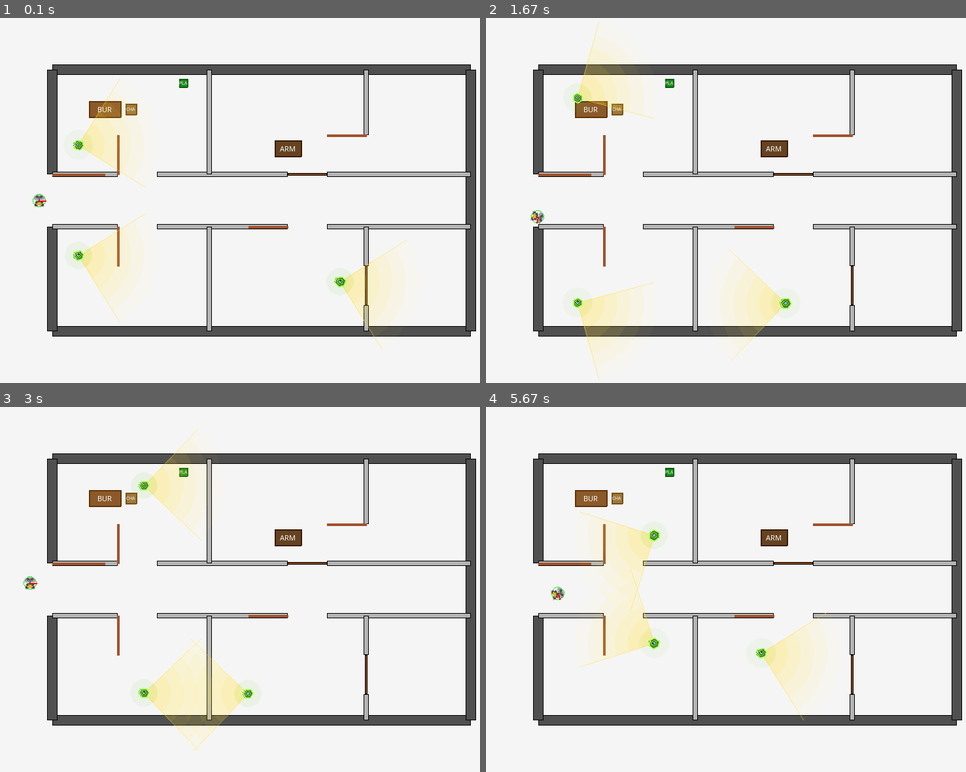
Above: before the commit, frames 1-4 (two rows, left to right).
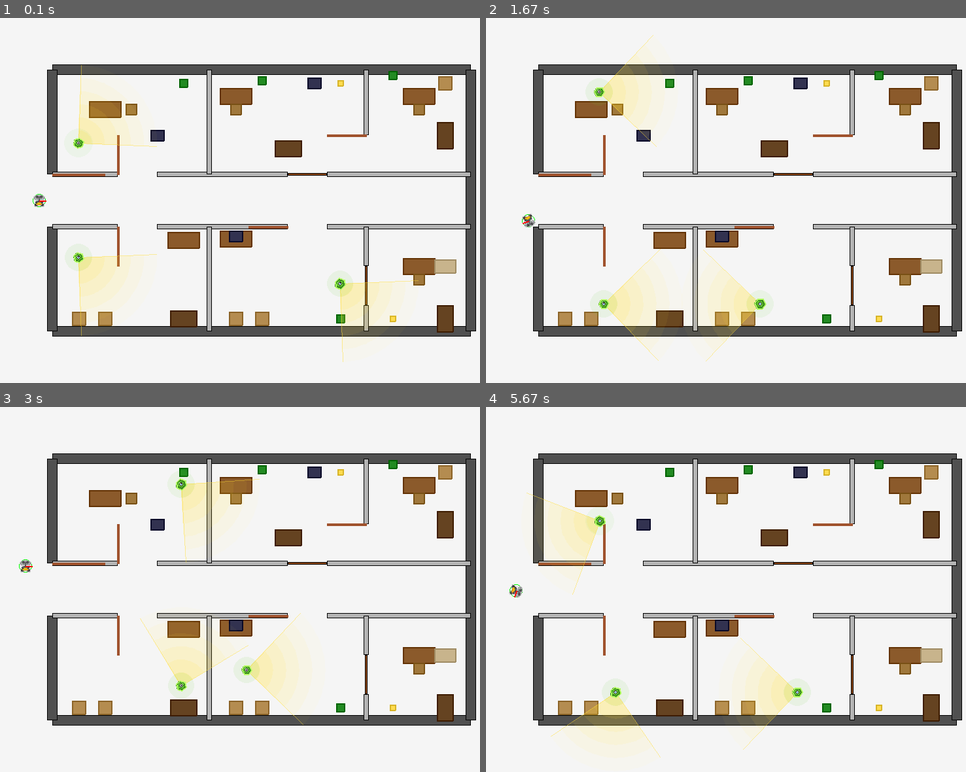
Above: after the commit, the same moments.

Repository: JawadBLK/TP_Robot
Game: pygame game, started from project/main.py
The game is run twice, just before and just after one commit, with the same random seed, the same clock (stepped at 60 frames per second) and the same inputs.
Inputs:
- Up to frame 1 (0.1 s): no input
- Up to frame 2 (1.67 s): hold Right 0.33-0.8 s; hold Up 0.83-1.13 s; hold Right 1.17-1.63 s
- Up to frame 3 (3 s): hold Left 1.67-2.2 s; hold Down 2.23-2.53 s; hold Left 2.57-2.97 s
- Up to frame 4 (5.67 s): hold Up 3-3.37 s; hold Right 3.4-4.03 s; hold Down 4.07-4.43 s; hold Left 4.47-4.93 s; hold Right 4.97-5.43 s; hold Up from 5.47 s (still down)

The runs differ from the first frame. In frame 1, 6.7% of the frame differs, in the area x 14-96%, y 12-95%; in frame 2, 8.5%; in frame 3, 9.9%; in frame 4, 11%, in the area x 4-96%, y 14-97%.

Commit message:
feat: Modifications mineures sur les scripts

Diff:
--- a/project/main.py
+++ b/project/main.py
@@ -27,35 +27,66 @@
 
 build_plan(env)
 
-'''env.ajouter_ennemi(Ennemi(-6, -2))
-env.ajouter_ennemi(Ennemi(9, 2))
-env.ajouter_ennemi(Ennemi(3, -3))
-env.ajouter_ennemi(Ennemi(-4, 3))'''
-
 # Ennemis avec des chemins de patrouille
 ennemi1 = Ennemi(-7, -2, waypoints=[(-7, -2), (-7, -4), (-3, -4), (-3, -4), (-3, -2), (-5, -2), (-5, -4), (-7, -4)])
 env.ajouter_ennemi(ennemi1)
 
-ennemi2 = Ennemi(3, -3, waypoints=[(3, -3), (3, -4), (-1, -4), (-1, -3), (-1, -2), (3, -3)])
+ennemi2 = Ennemi(3, -3, waypoints=[(3, -3), (3, -4), (-1, -4), (-1, -3), (3, -3)])
 env.ajouter_ennemi(ennemi2)
 
-ennemi3 = Ennemi(-7, 2, waypoints=[(-7, 2), (-7, 4), (-3, 4), (-3, 2), (-3, 2), (-5, 2), (-5, 4), (-7, 2)])
+ennemi3 = Ennemi(-7, 2, waypoints=[(-7, 2), (-7, 4.2), (-3, 4.2), (-3, 2), (-3, 2), (-5, 2), (-5, 3), (-7, 2)])
 env.ajouter_ennemi(ennemi3)
 
 '''ennemi4 = Ennemi(0, 3, waypoints=[(0, 2), (3, 2), (3, 4), (0, 4)])
 env.ajouter_ennemi(ennemi4)'''
 
 # Props décoratifs
+# ── Salle haut-gauche (x: -8 à -2, y: 1 à 5) ──────────────────────────
 env.ajouter_prop(Props(-6, 3.5, "bureau"))
 env.ajouter_prop(Props(-5, 3.5, "chaise"))
 env.ajouter_prop(Props(-3, 4.5, "plante"))
+env.ajouter_prop(Props(-4, 2.5, "ordinateur"))
+
+# ── Salle haut-milieu (x: -2 à 4, y: 1 à 5) ───────────────────────────
 env.ajouter_prop(Props(1,  2.0, "armoire", angle=math.pi/2))
+env.ajouter_prop(Props(-1, 4.0, "bureau"))
+env.ajouter_prop(Props(-1, 3.5, "chaise"))
+env.ajouter_prop(Props(2,  4.5, "ordinateur"))
+env.ajouter_prop(Props(3,  4.5, "lampe"))
+env.ajouter_prop(Props(0,  4.6, "plante"))
+
+# ── Salle haut-droite (x: 4 à 8, y: 1 à 5) ────────────────────────────
+env.ajouter_prop(Props(6,  4.0, "bureau"))
+env.ajouter_prop(Props(6,  3.5, "chaise"))
+env.ajouter_prop(Props(7,  2.5, "armoire"))
+env.ajouter_prop(Props(5,  4.8, "plante"))
+env.ajouter_prop(Props(7,  4.5, "caisse"))
+
+# ── Salle bas-gauche (x: -8 à -2, y: -5 à -1) ─────────────────────────
+env.ajouter_prop(Props(-3, -1.5, "bureau"))
+env.ajouter_prop(Props(-7, -4.5, "caisse"))
+env.ajouter_prop(Props(-6, -4.5, "caisse"))
+env.ajouter_prop(Props(-3, -4.5, "armoire", angle=math.pi/2))
+
+# ── Salle bas-milieu (x: -2 à 4, y: -5 à -1) ──────────────────────────
+env.ajouter_prop(Props(-1,  -1.45, "bureau"))
+env.ajouter_prop(Props(-1,  -1.35, "ordinateur"))
+env.ajouter_prop(Props(-1, -4.5, "caisse"))
+env.ajouter_prop(Props(0,  -4.5, "caisse"))
+env.ajouter_prop(Props(3,  -4.5, "plante"))
+
+# ── Salle bas-droite (x: 4 à 8, y: -5 à -1) ───────────────────────────
+env.ajouter_prop(Props(6,  -2.5, "bureau"))
+env.ajouter_prop(Props(6,  -3.0, "chaise"))
+env.ajouter_prop(Props(7,  -4.5, "armoire"))
+env.ajouter_prop(Props(5,  -4.5, "lampe"))
+env.ajouter_prop(Props(7,  -2.5, "tableau"))
 
 print("Nombre d'obstacles :", len(env.obstacles))
 print(hasattr(env, "alerte"))
 
-fps = 40
-dt = 1.0 / fps
+fps = 60
+dt = 3.0 / fps
 running = True
 
 # 3. Boucle principale
--- a/project/robot/Environnement.py
+++ b/project/robot/Environnement.py
@@ -29,25 +29,16 @@
         for obs in self.obstacles:
             if obs.collision(x, y, rayon):
                 return True
+        for prop in self.props:
+            if prop.collision(x, y, rayon):
+                return True
         return False
 
     def mettre_a_jour(self, dt):
         if not self.robot:
             return
 
-        old_x = self.robot.x
-        old_y = self.robot.y
-
-        self.robot.mettre_a_jour(dt)
-
-        # Si le nouveau mouvement provoque une collision, on annule
-        if self.test_collision(self.robot.x, self.robot.y, self.robot.rayon):
-            self.robot.x = old_x
-            self.robot.y = old_y
-
-        if self.robot is None:
-            return
-
+        # Sauvegarder position AVANT mouvement
         x_old = self.robot.x
         y_old = self.robot.y
 
@@ -67,24 +58,30 @@
                 self.robot.commander(v=0, omega=0)
                 break
 
+        # Collisions props
+        for prop in self.props:
+            if prop.collision(self.robot.x, self.robot.y, self.robot.rayon):
+                self.robot.x = x_old
+                self.robot.y = y_old
+                self.robot.commander(v=0, omega=0)
+                break
+
         # Collisions ennemis
         ennemi_detecte = False
 
         for ennemi in self.ennemis:
             ennemi.mettre_a_jour(dt)
-            ennemi.detecte = False  # reset à chaque frame
+            ennemi.detecte = False
 
             dx = self.robot.x - ennemi.x
             dy = self.robot.y - ennemi.y
             distance = math.sqrt(dx*dx + dy*dy)
 
             if distance <= ennemi.portee:
-
                 angle_to_robot = math.atan2(dy, dx)
                 angle_diff = (angle_to_robot - ennemi.angle + math.pi) % (2*math.pi) - math.pi
 
                 if abs(angle_diff) <= ennemi.fov / 2:
-
                     blocked = False
                     for obs in self.obstacles:
                         if segment_intersect_rect(
@@ -94,12 +91,10 @@
                         ):
                             blocked = True
                             break
-
                     if not blocked:
                         ennemi.detecte = True
                         ennemi_detecte = True
 
-        # Alerte globale après boucle
         if ennemi_detecte:
             self.alerte = "DETECTION ENNEMI"
             self.temps_alerte = 0.2
--- a/project/robot/ennemis.py
+++ b/project/robot/ennemis.py
@@ -7,7 +7,7 @@
     def __init__(self, x, y, waypoints, taille=0.2, angle=0):
         """
         waypoints : liste de (x, y) définissant la ronde dans la salle.
-                    Ex: [(1,1), (3,1), (3,3), (1,3)]
+                    Exemple : [(1,1), (3,1), (3,3), (1,3)] pour faire un carré.
         """
         self.x = x
         self.y = y
@@ -16,7 +16,7 @@
         self.portee = 3
         self.fov = math.pi / 2  # 90° de FOV
         self.detecte = False
-        self.vitesse = 1.5          # unités/seconde
+        self.vitesse = 0.7         # unités/seconde
         self.vitesse_rotation = 3.0 # rad/s pour tourner vers le prochain waypoint
 
         # Waypoints de ronde
--- a/project/robot/props.py
+++ b/project/robot/props.py
@@ -88,7 +88,7 @@
         rect = img.get_rect(center=(int(px), int(py)))
         vue.screen.blit(img, rect)
 
-        # Contour subtil
+        # Contour
         pygame.draw.rect(vue.screen, (80, 60, 40),
                          (rect.x, rect.y, rect.width, rect.height), 1)
 
@@ -115,13 +115,15 @@
         pygame.draw.polygon(vue.screen, couleur, points)
         pygame.draw.polygon(vue.screen, couleur_dark, points, 2)
 
-        # Petite icône texte au centre (type abrégé)
-        font_size = max(8, min(pw, ph) // 2)
-        try:
-            font = pygame.font.SysFont("segoeui", font_size)
-        except:
-            font = pygame.font.Font(None, font_size)
+# ─── Collision des props ────────────────────────────────────────────────────────
 
-        label = self.type_prop[:3].upper()
-        surf = font.render(label, True, (255, 255, 255))
-        vue.screen.blit(surf, surf.get_rect(center=(int(px), int(py))))
+    def collision(self, x, y, rayon):
+        # On vérifie si le cercle (x, y, rayon) touche le rectangle du prop
+        # Distance entre le centre du cercle et le rectangle
+        dx = abs(x - self.x) - self.w / 2
+        dy = abs(y - self.y) - self.h / 2
+
+        dx = max(dx, 0)
+        dy = max(dy, 0)
+
+        return math.sqrt(dx*dx + dy*dy) < rayon
